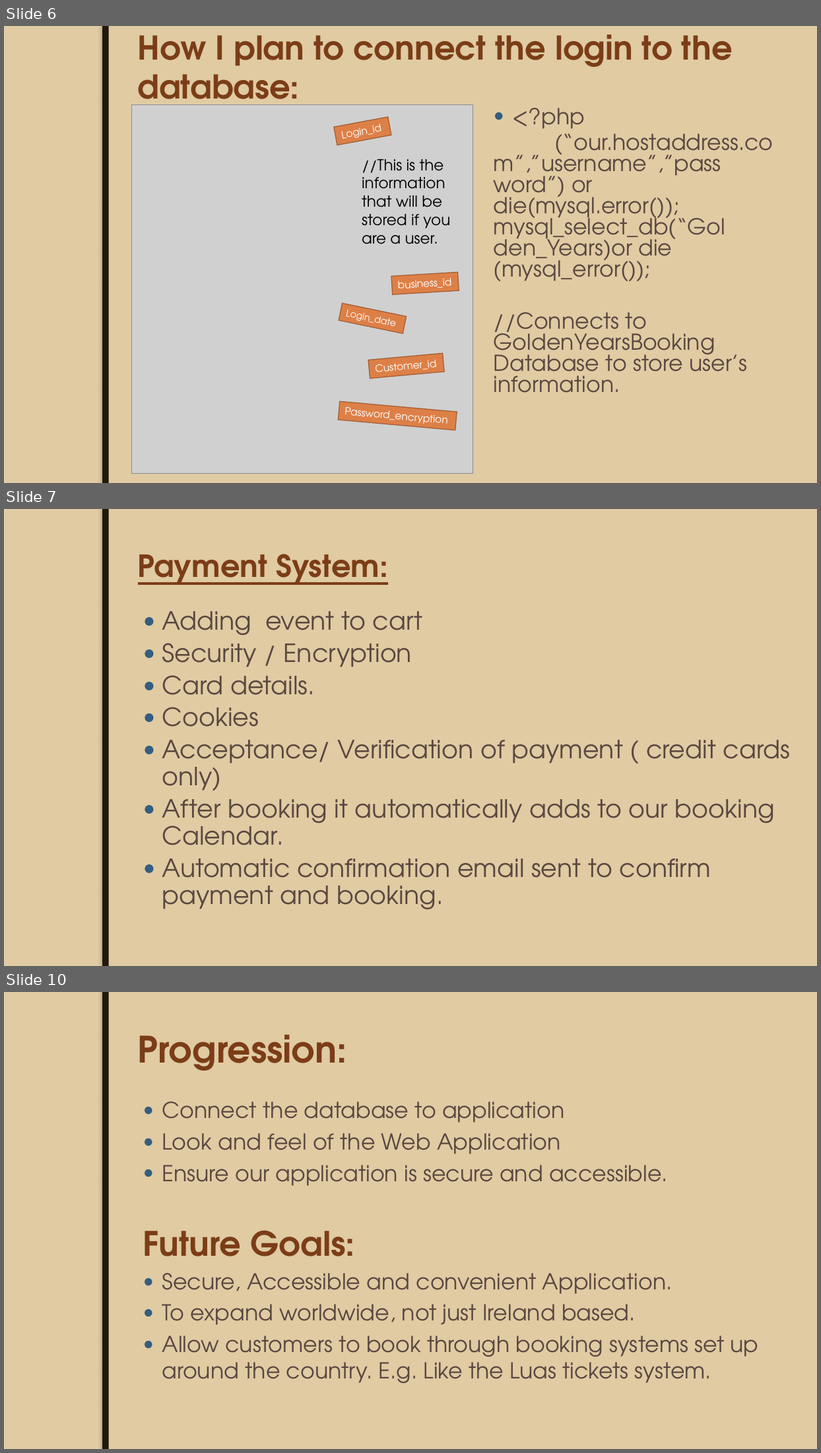
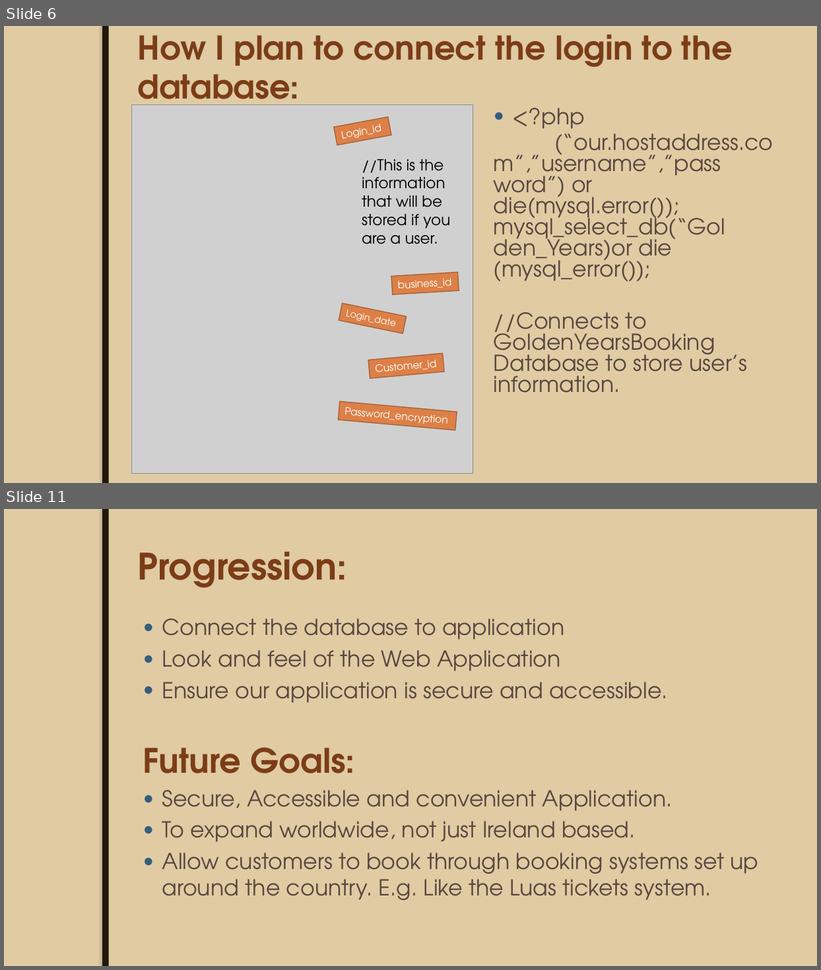
Before and after one commit to JoeyTatu/GoldenYears, a slide deck: Week 8 - Presentation slides/Mid-Term Project.pptx. Shown one above the other, each under a label of ours: slides 6, 7 and 10 before the commit, slides 6 and 11 after it; the slides between them are not shown. The pictures are 821x1453 and 821x970 pixels, drawn with LibreOffice and Linux fonts; fonts in the diff are those of the drawing; grey boxes stand for pictures; background and template pictures are left out. Boxes give left, top, right and bottom in pixels: in the first picture for what was removed or moved away, otherwise in the second. Text is boxed around its words. In the diff, an @@ line names an element or a change of style, - is before the commit and + after.

```diff
--- a/Week 8 - Presentation slides/Mid-Term Project.pptx
+++ b/Week 8 - Presentation slides/Mid-Term Project.pptx
@@ slide 7 removed at (4,509,817,966), background #EBDDC3; not listed: 2 template elements that a slide beside it also shows @@
@@ title removed at (138,554,388,585) @@
-Payment System:
@@ text removed at (162,611,791,910) @@
-● Adding event to cart
-● Security / Encryption
-● Card details.
-● Cookies
-● Acceptance/ Verification of payment ( credit cards only)
-● After booking it automatically adds to our booking Calendar.
-● Automatic confirmation email sent to confirm payment and booking.
@@ what was slide 10 is now slide 11 @@
```
Also in this commit, not shown: 4 slides changed, 3 slides added, 1 other slide removed.
